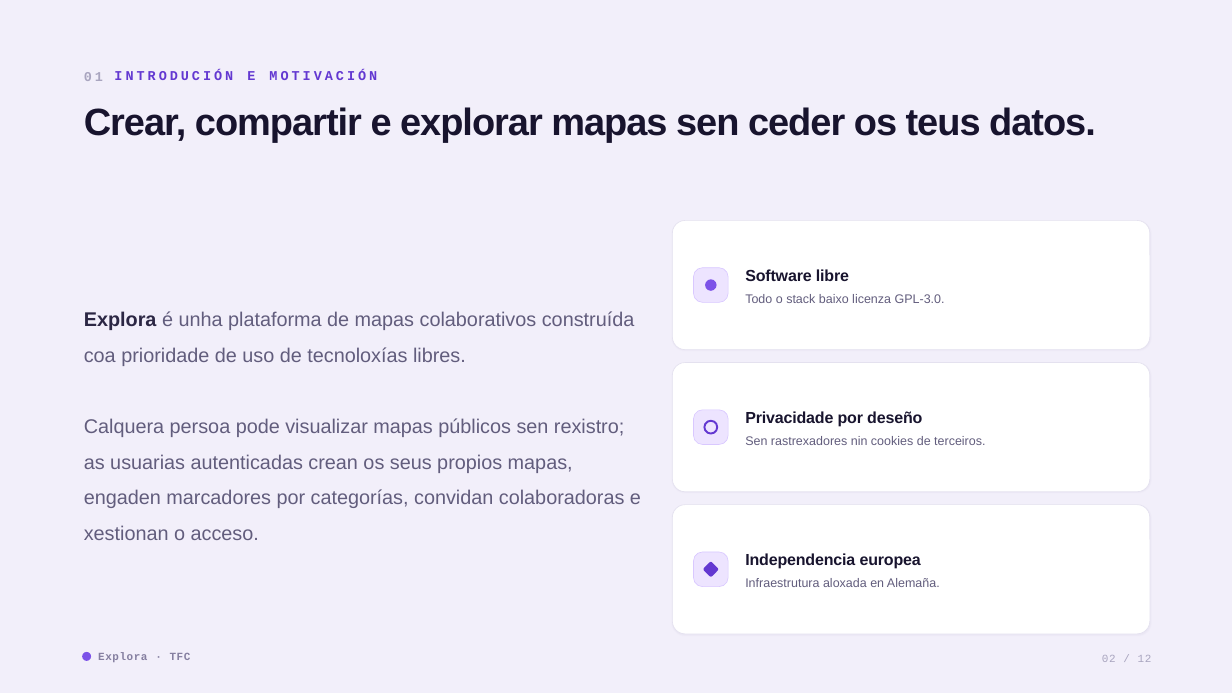
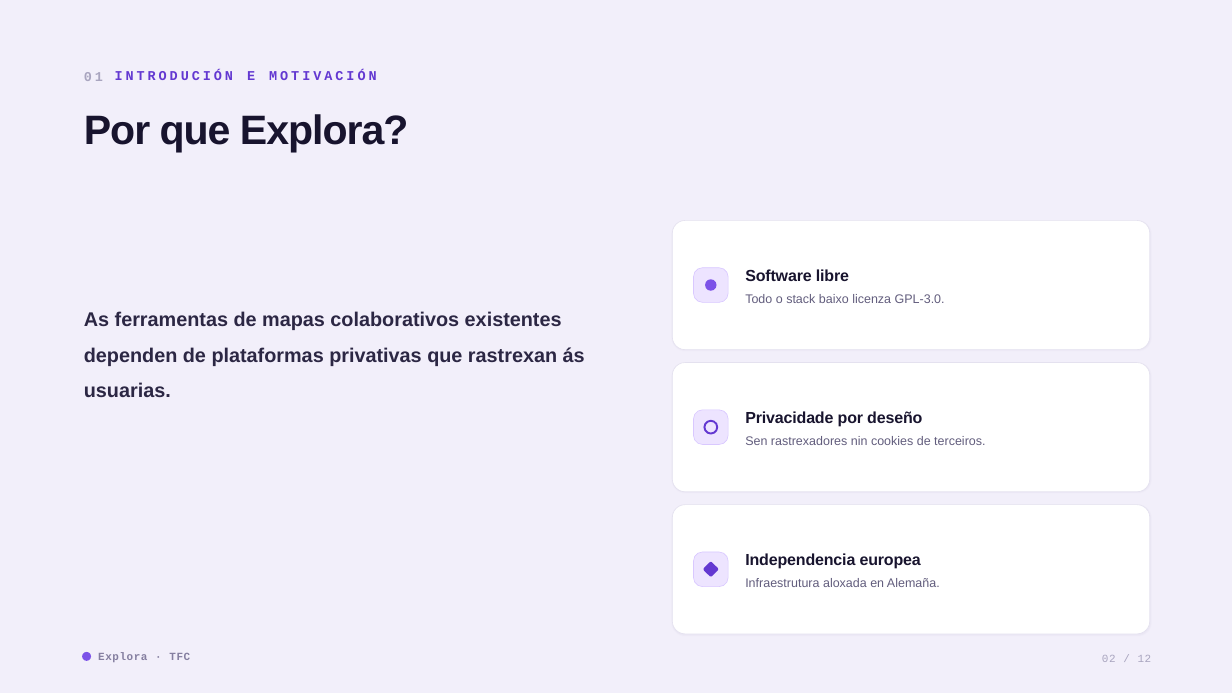
Before and after one commit to explora-map/docs, a slide deck: slide 2 of presentacion/presentacion.odp. Drawn at 1232x693 pixels with LibreOffice and Linux fonts; fonts in the diff are those of the drawing. Boxes give left, top, right and bottom in pixels: in the first picture for what was removed or moved away, otherwise in the second. Text is boxed around its words. In the diff, an @@ line names an element or a change of style, - is before the commit and + after.

Commit message:
fix: presentacion

```diff
--- a/presentacion/presentacion.odp
+++ b/presentacion/presentacion.odp
@@ text "INTRODUCIÓN E MOTIVACIÓN" at [115, 70, 377, 80]: letter spacing 3.5 to 3.4 pt @@
@@ text at [84, 114, 408, 152]: text changed; size 44.4 to 48 pt @@
-Crear, compartir e explorar mapas sen ceder os teus datos.
+Por que Explora?
@@ text at [84, 311, 585, 397]: text changed; text colour #625D7D to #2C2744; bold on @@
-Explora é unha plataforma de mapas colaborativos construída coa prioridade de uso de tecnoloxías libres.
-Calquera persoa pode visualizar mapas públicos sen rexistro; as usuarias autenticadas crean os seus propios mapas, engaden marcadores por categorías, convidan colaboradoras e xestionan o acceso.
+As ferramentas de mapas colaborativos existentes dependen de plataformas privativas que rastrexan ás usuarias.
```
Also in this commit, not shown: 10 other slides changed, 1 slide removed, 1 other file.
